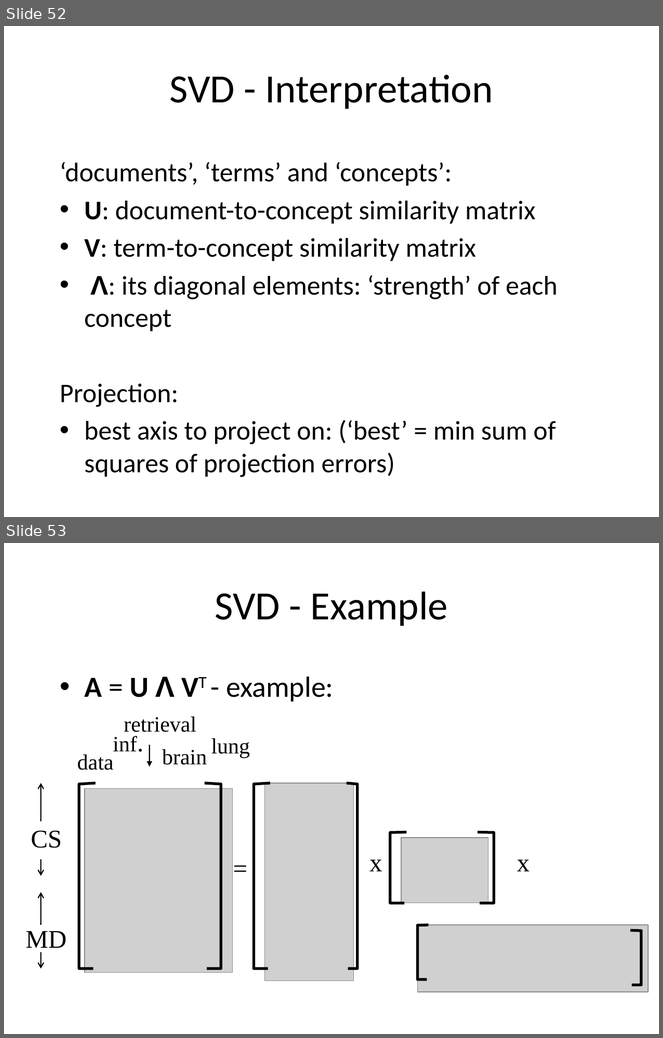
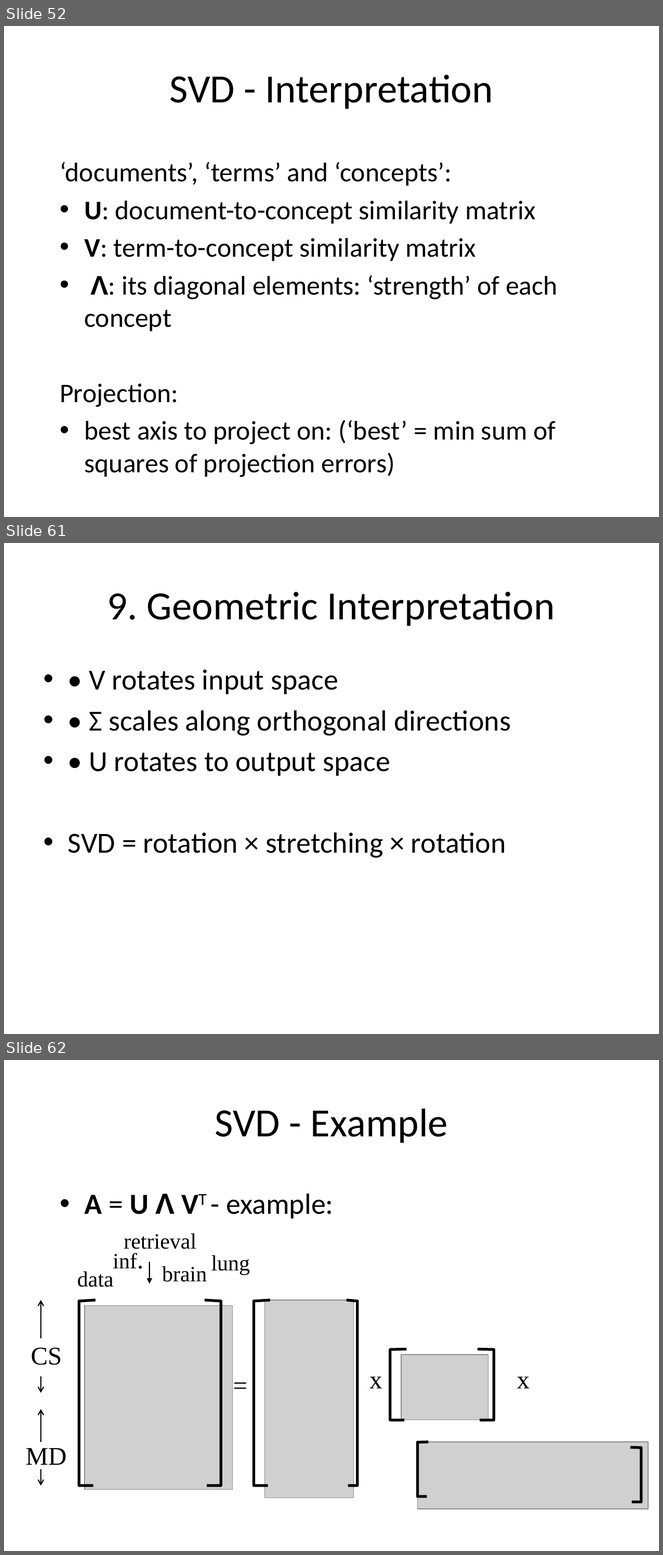
Before and after one commit to a-vodka/dv, a slide deck: dv-lec9-dim-reduc-PCA+SVD.pptx. Shown one above the other, each under a label of ours: slides 52 and 53 before the commit, slides 52, 61 and 62 after it; the slides between them are not shown. The pictures are 663x1038 and 663x1555 pixels, drawn with LibreOffice and Linux fonts; fonts in the diff are those of the drawing; grey boxes stand for pictures; background and template pictures are left out. Boxes give left, top, right and bottom in pixels: in the first picture for what was removed or moved away, otherwise in the second. Text is boxed around its words. In the diff, an @@ line names an element or a change of style, - is before the commit and + after.

```diff
--- a/dv-lec9-dim-reduc-PCA+SVD.pptx
+++ b/dv-lec9-dim-reduc-PCA+SVD.pptx
@@ slide 61 added at box(4, 543, 659, 1034), background picture (left out) @@
@@ title added at box(107, 591, 555, 626), 44 pt, text #000000 @@
+9. Geometric Interpretation
@@ text added at box(68, 669, 511, 858), 32 pt, text #000000 @@
+• • V rotates input space
+• • Σ scales along orthogonal directions
+• • U rotates to output space
+• SVD = rotation × stretching × rotation
@@ what was slide 53 is now slide 62 @@
```
Also in this commit, not shown: 8 other slides added, 2 other files.
